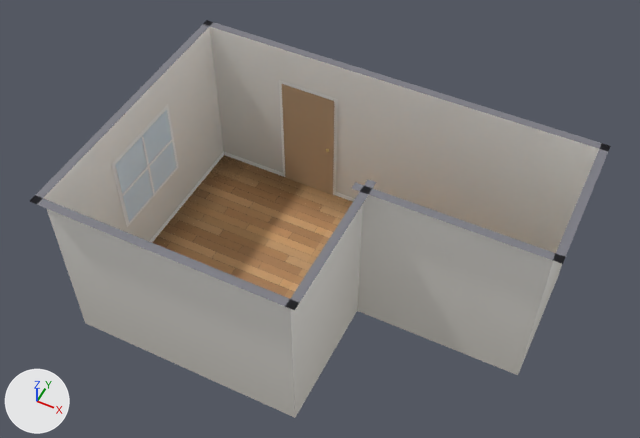
One commit to the glTF model frontend/assets/models/studio.glb: the scene before it, then after it.
Rendered twice from a camera (50 mm lens) standing at (6.51, -9.26, 10.82) and looking at (2.8, -1.84, 1.55). Arrows for +X, +Y and +Z are at lower left; the lights stay in place. The picture after the commit comes second. Vertices at exactly the same position are counted once.

The older version as bpy lines, for what is in view:
```python
me_mesh_0 = bpy.data.meshes.new('Mesh_0')
me_mesh_0.from_pydata(...)  # 121 vertices, 84 faces; spans x -0.12..6.12, y -4.12..0.12, z 0.0..2.7
me_mesh_0.materials.append(mat_floor)  # picture img_image_0
me_mesh_0.materials.append(mat_walls)
me_mesh_0.materials.append(mat_baseboard)  # white #fcfcf9
me_mesh_0.materials.append(mat_walltop)  # grey #7c7c84
me_mesh_0.materials.append(mat_ao)
me_mesh_0.materials.append(mat_glass)  # pale blue #ddeffa
me_mesh_0.materials.append(mat_frame)  # white #fafaf8
me_mesh_0.materials.append(mat_door)  # beige #bfa07e
me_mesh_0.materials.append(mat_knob)  # beige #eddda0
ob_home = bpy.data.objects.new('Home', me_mesh_0)
ob_home.location = (0.0, 0.0, 0.0)
```
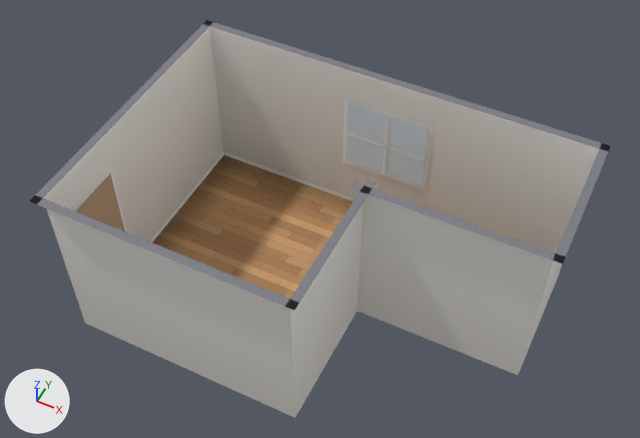
Boxes [x1, y1, x2, y2] around the edits, measured in the pictures (640 x 438 px; the box of a moved part takes in the faces that stretch with it):
part 1 of me_mesh_0, moved or reshaped: before [112, 104, 179, 227]; after [343, 98, 433, 191]
part 2 of me_mesh_0, moved or reshaped: before [279, 80, 338, 195]; after [73, 168, 127, 232]

The change, as a list of edits to the scene's bpy script:
```text
Change me_mesh_0:
    where me_mesh_0.from_pydata(...)  # 121 vertices, 84 faces; spans x -0.12..6.12, y -4.12..0.12, z 0.0..2.7
    used by ob_home; location = (0.0, 0.0, 0.0)
    me_mesh_0 part 1: all 16 vertices in x 0.01..0.03, y -2.71..-1.29, z 0.83..2.16 are turned -90 degrees about the z axis through their middle, then moved by (2.98, 1.98, 0.0)
    me_mesh_0 part 2
    me_mesh_0.vertices[81].co: (1.18, -0.01, 0.0) -> (0.01, -3.73, 0.0)  # pixel (283, 176) -> not seen
    me_mesh_0.vertices[82].co: (2.18, -0.01, 0.0) -> (0.01, -2.73, 0.0)  # pixel (335, 195) -> not seen
    me_mesh_0.vertices[83].co: (2.18, -0.01, 2.1) -> (0.01, -2.73, 2.1)  # pixel (337, 99) -> pixel (111, 168)
    me_mesh_0.vertices[84].co: (1.18, -0.01, 2.1) -> (0.01, -3.73, 2.1)  # pixel (278, 79) -> not seen
    me_mesh_0.vertices[109].co: (1.23, -0.02, 0.0) -> (0.02, -3.68, 0.0)  # pixel (285, 177) -> not seen
    me_mesh_0.vertices[110].co: (2.13, -0.02, 0.0) -> (0.02, -2.78, 0.0)  # pixel (332, 194) -> not seen
    me_mesh_0.vertices[111].co: (2.13, -0.02, 2.05) -> (0.02, -2.78, 2.05)  # pixel (334, 101) -> pixel (110, 173)
    me_mesh_0.vertices[112].co: (1.23, -0.02, 2.05) -> (0.02, -3.68, 2.05)  # pixel (281, 83) -> not seen
```
